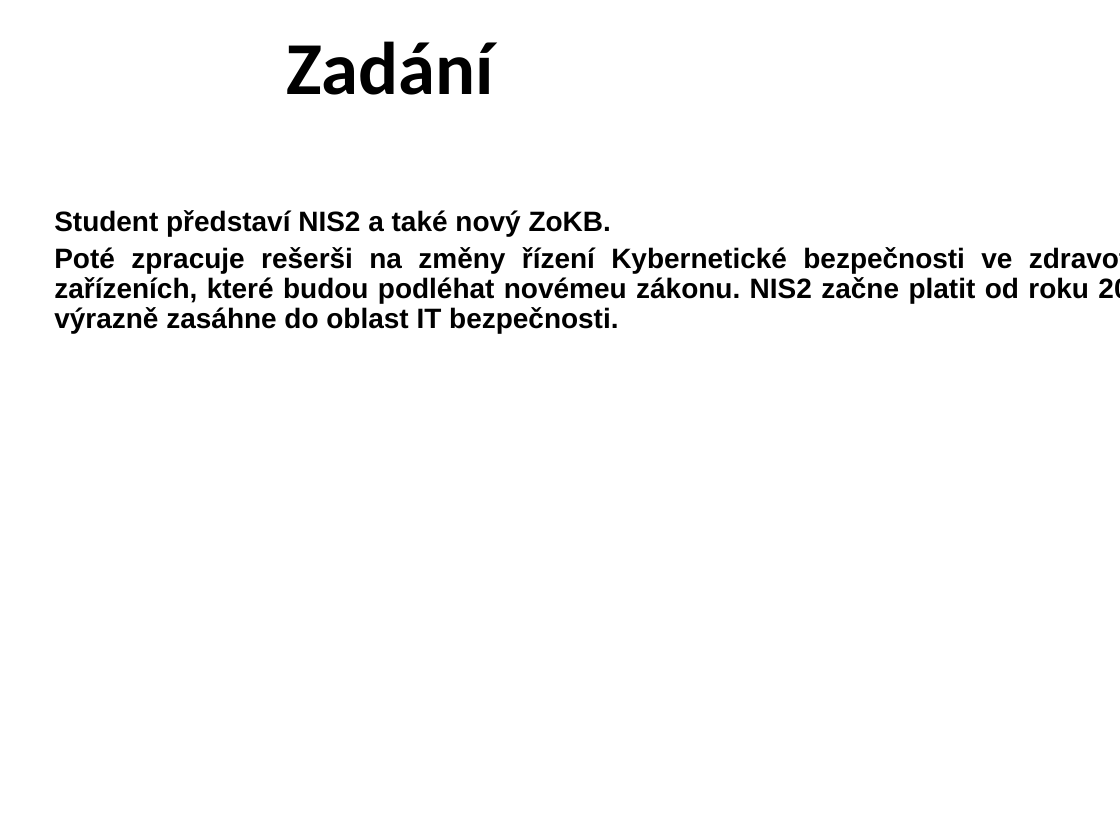
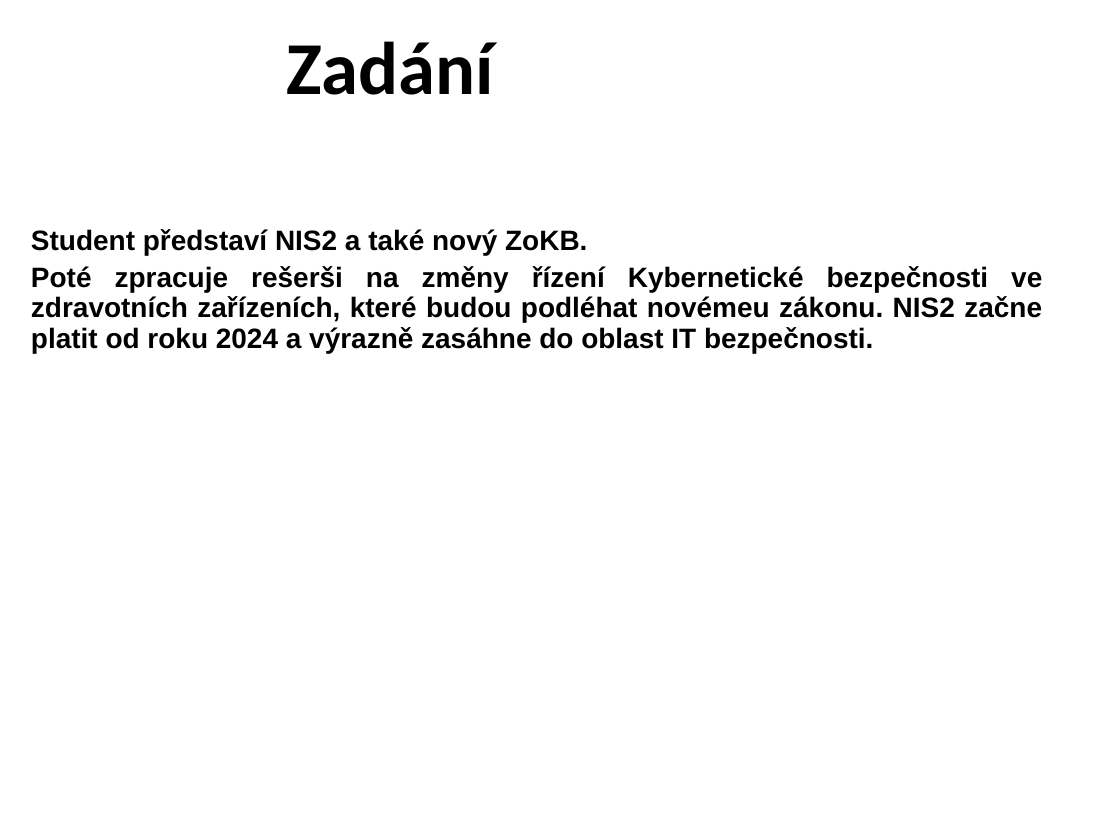
Before and after one commit to zimice/pr4_nis2, a slide deck: slide 2 of NIS2_kochanek.pptx. Drawn at 1120x840 pixels with LibreOffice and Linux fonts; fonts in the diff are those of the drawing; background and template pictures are left out. Boxes give left, top, right and bottom in pixels: in the first picture for what was removed or moved away, otherwise in the second. Text is boxed around its words. In the diff, an @@ line names an element or a change of style, - is before the commit and + after.

```diff
--- a/NIS2_kochanek.pptx
+++ b/NIS2_kochanek.pptx
@@ subtitle "Student představí NIS2 a také ..." rewrapped from (54, 210, 1089, 334) to (31, 229, 1042, 353) @@
```
Also in this commit, not shown: 7 other slides changed, 1 slide added.
